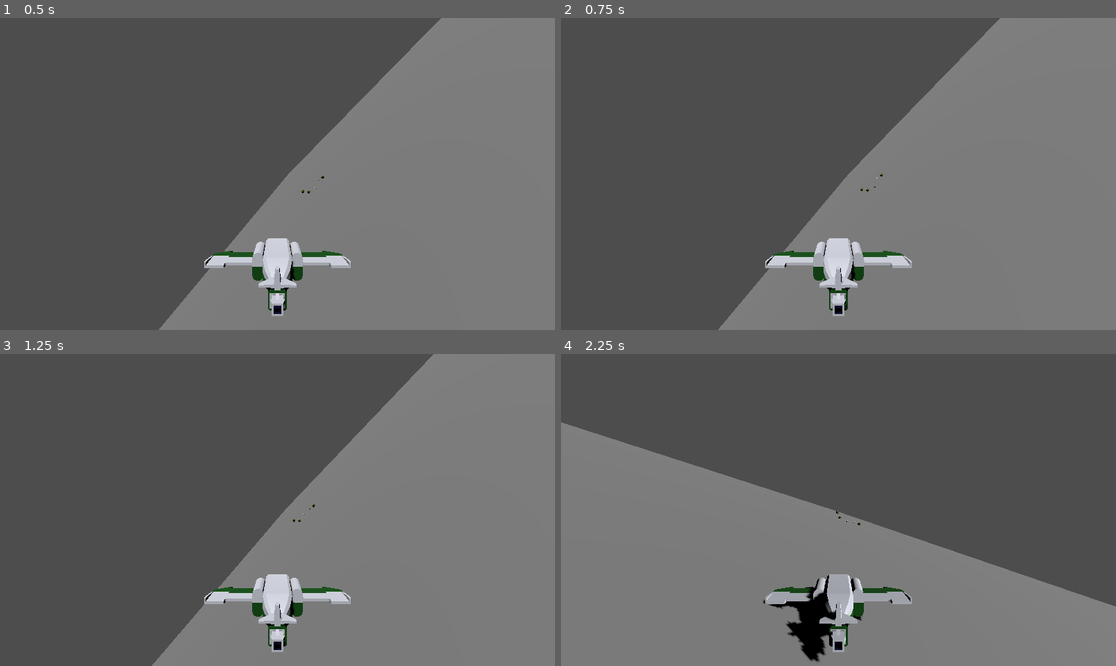
Above: before the commit, frames 1-4 (two rows, left to right).
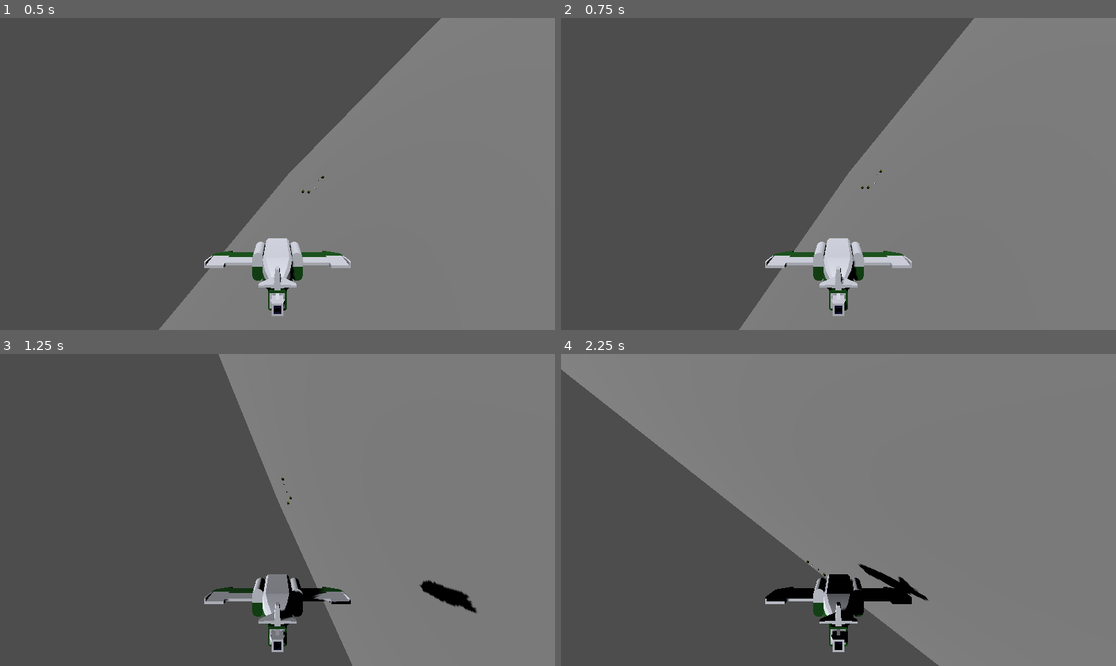
Above: after the commit, the same moments.

Repository: kevinlights/ChocoDriver
Game: Godot game, scene res://run/levels/infinite_level.tscn
The game is run twice, just before and just after one commit, with the same random seed, the same clock (stepped at 60 frames per second) and the same inputs.
Inputs:
- Up to frame 1 (0.5 s): no input
- Up to frame 2 (0.75 s): hold Right (move_right) from 0.53 s (still down)
- Up to frame 3 (1.25 s): keep holding Right (move_right); tap Space (jump) at 0.77 s
- Up to frame 4 (2.25 s): release Right (move_right) at 1.28 s; hold Down (move_back) 1.28-2.03 s; tap Space (jump) at 1.52 s; hold Right (move_right) from 2.03 s (still down)

Frame 1 is identical in both runs. In frame 2, 2.1% of the frame differs, in the area x 28-80%, y 0-100%; in frame 3, 19%; in frame 4, 80%, in the area x 0-100%, y 0-100%.

Commit message:
:beetle: Fix non-responding walker move
Trigger was based on joy motion.

Diff:
--- a/first3d/flow/control/local_input/local_input.gd
+++ b/first3d/flow/control/local_input/local_input.gd
@@ -8,6 +8,6 @@
 func _unhandled_input(event: InputEvent) -> void:
 	if event.is_action("jump"):
 		main_action.emit(event.is_pressed())
-	elif event is InputEventJoypadMotion:
+	elif event.is_action("move_left") or event.is_action("move_right") or event.is_action("move_back") or event.is_action("move_forward"):
 		var dir: Vector2 = Input.get_vector("move_left", "move_right", "move_back", "move_forward")
 		dir_changed.emit(dir)
